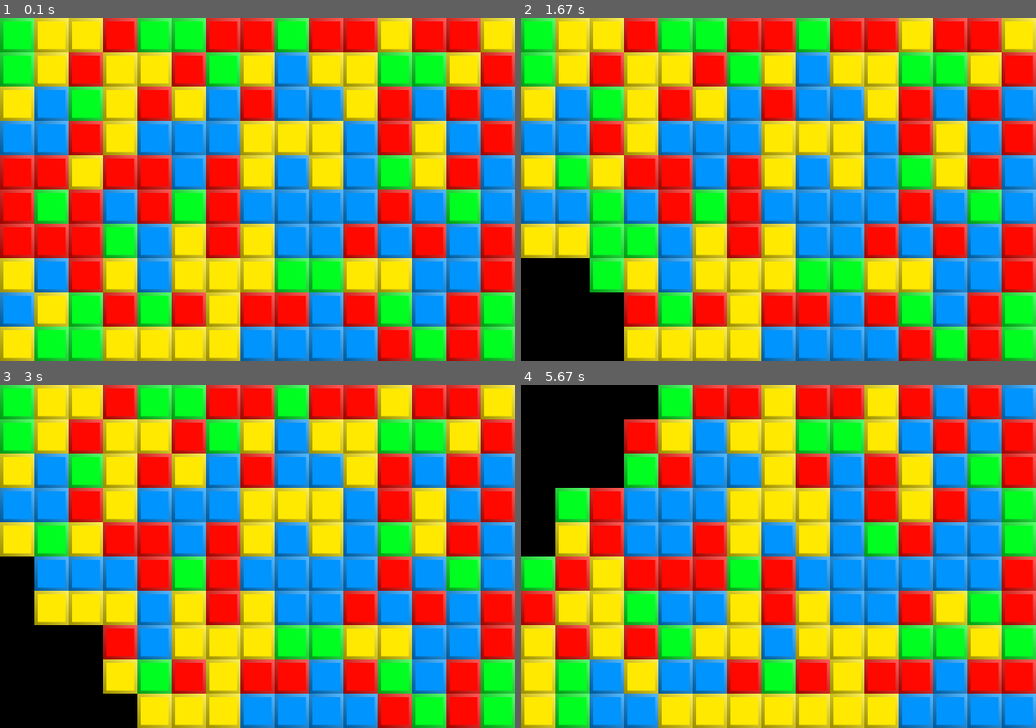
Above: before the commit, frames 1-4 (two rows, left to right).
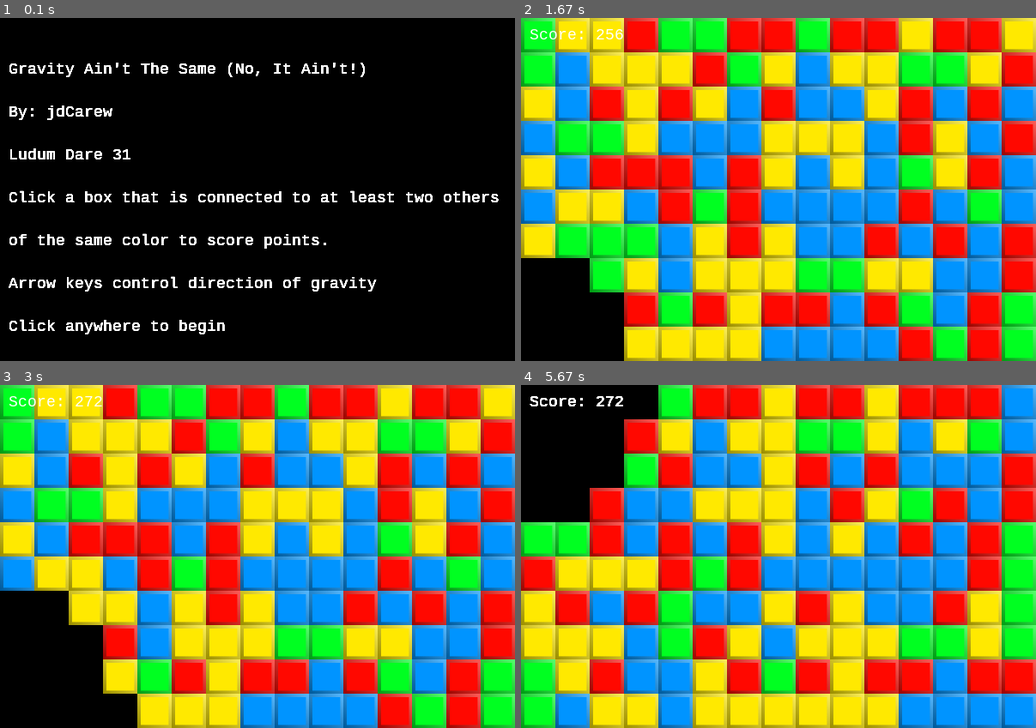
Above: after the commit, the same moments.

Repository: jdCarew/LD31
Game: pygame game, started from LD31.py
Two runs of this game, one before a commit and one after it. Both use one fixed random seed, a clock stepped at 60 frames per second and the inputs below.
Inputs (mouse positions are in pixels of both pictures, inside the frame that each line leads up to):
- Up to frame 1 (0.1 s): no input
- Up to frame 2 (1.67 s): press the mouse at (757, 203) at 0.37 s; move the mouse to (850, 192) at 0.47 s; release the mouse at (943, 179) at 0.6 s; press the mouse at (757, 203) at 0.7 s; move the mouse to (685, 237) at 0.8 s; release the mouse at (618, 271) at 0.93 s; hold Right 1-1.47 s; move the mouse to (757, 251) at 1.03 s; hold Up from 1.5 s (still down)
- Up to frame 3 (3 s): release Up at 1.8 s; press the mouse at (236, 570) at 1.87 s; move the mouse to (206, 628) at 1.97 s; release the mouse at (169, 686) at 2.1 s; press the mouse at (236, 570) at 2.2 s; move the mouse to (164, 597) at 2.3 s; release the mouse at (87, 625) at 2.43 s; hold Right 2.5-2.97 s
- Up to frame 4 (5.67 s): hold Right 3-3.53 s; hold Down 3.57-3.87 s; hold Left 3.9-4.3 s; hold Up 4.33-4.7 s; hold Right 4.73-5.37 s; hold Down from 5.4 s (still down)

The runs differ from the first frame. In frame 1, 100% of the frame differs, in the area x 0-100%, y 0-100%; in frame 2, 6.9%; in frame 3, 7.5%; in frame 4, 38%.

Commit message:
included exe scoring is a thing, menu screen. I wouldn't say the game is complete but its getting there. Sound and music would be nice. Highscores too.

Diff:
--- a/LD31.py
+++ b/LD31.py
@@ -1,35 +1,39 @@
 import sys, pygame,random
 pygame.init()
 
-print ("Gravity Ain't The Same")
-print ("By: jdCarew")
-print ("Ludum Dare 31")
-##no it aint
+##Gravity Ain't The Same (No, It Ain't!)
+##By: jdCarew
+##Ludum Dare 31
+
 size = width, height= 600,400
+square_width=40#size of blocks
+images=["red2.bmp", "blue.bmp", "green.bmp", "yellow.bmp"]
+g=0
+started=0
 black=0,0,0
-square_width=40
-images=["red2.bmp", "blue.bmp", "green.bmp", "yellow.bmp"]
 for index, col in enumerate(images):
     images[index]=pygame.image.load(col)
 imagescount=len(images)
 maxx=int(width/square_width)
 maxy=int(height/square_width)
-g=2
+score=0
+myfont = pygame.font.SysFont("monospace", 18)
 board=[[] for i in range(maxx)]
 squares=[[] for i in range(maxx)]
 for r in range(maxx):
     for c in range(int(height/square_width)):
         board[r].append(random.randint(1,imagescount))#0 reserve for empty
 screen=pygame.display.set_mode(size)
-def print_board():
+
+label=myfont.render("Score: 0",1,(255,255,255))
+def print_board():#debug: prints board to shell as image indices
     for j in range(maxy):
         for i in range(maxx):
             print (board[i][j], end=" ")
         print()
 
-
-def count_similar(x,y,b):
-    result=1
+def count_similar(x,y,b):#count around a coordinate to find
+    result=1             #number that are connected that share color
     c=b[x][y]
     b[x][y]=-1
     if x<maxx-1 and b[x+1][y]==c:
@@ -40,7 +44,6 @@
         result+=count_similar(x,y+1,b)
     if y> 0 and b[x][y-1]==c:
         result+=count_similar(x,y-1,b)
-
     return result
 
 def check_click(x,y):
@@ -52,11 +55,13 @@
                 for j, item in enumerate(row):
                     if board[i][j]== -1:
                         board[i][j] = 0
+            return score + (2 ** result)
         else:
             for i, row in enumerate(board):
                 for j, item in enumerate(row):
                     if board[i][j]==-1:
                         board[i][j] = c
+    return score
 
 def gravity():
     if g==0:
@@ -69,24 +74,31 @@
         gravity_right()
     screen.fill(black)
 
+
 def gravity_down():
     for i in range(maxx):
         for j in range(maxy)[::-1]:
-            if board[i][j] == 0 and j>0:
-                for k in range(j)[::-1]:
-                    if board[i][k] >0:
-                        board[i][j]=board[i][k]
-                        board[i][k]=0
-                        break
+            offset=0
+            while board[i][j-offset]==0:
+                offset+=1
+                if j-offset<0:
+                    offset=0
+                    break
+            if offset > 0:
+                board[i][j]=board[i][j-offset]
+                board[i][j-offset]=0
 def gravity_right():
     for j in range(maxy):
         for i in range(maxx)[::-1]:
-            if board[i][j] == 0 and i>0:
-                for k in range(i)[::-1]:
-                    if board[k][j] >0:
-                        board[i][j]=board[k][j]
-                        board[k][j]=0
-                        break
+            offset=0
+            while board[i-offset][j]==0:
+                offset+=1
+                if i-offset<0:
+                    offset=0
+                    break
+            if offset > 0:
+                board[i][j]=board[i-offset][j]
+                board[i-offset][j]=0
 def gravity_up():
     for i in range(maxx):
         for j in range(maxy):
@@ -111,10 +123,30 @@
             if offset > 0:
                 board[i][j]=board[i+offset][j]
                 board[i+offset][j]=0
+while started ==0:
+    Title = myfont.render("Gravity Ain't The Same (No, It Ain't!)", 1, (255,255,255))
+    Signoff = myfont.render("By: jdCarew", 1, (255,255,255))
+    ld = myfont.render("Ludum Dare 31", 1, (255,255,255))
+    instr = myfont.render("Click a box that is connected to at least two others", 1, (255,255,255))
+    instr2 = myfont.render("of the same color to score points.", 1, (255,255,255))
+    instr3 = myfont.render("Arrow keys control direction of gravity", 1, (255,255,255))
+    instr4 = myfont.render("Click anywhere to begin", 1, (255,255,255))
+    screen.blit(Title, (10, 50))
+    screen.blit(Signoff, (10, 100))
+    screen.blit(ld, (10, 150))
+    screen.blit(instr, (10, 200))
+    screen.blit(instr2, (10, 250))
+    screen.blit(instr3, (10, 300))
+    screen.blit(instr4, (10, 350))
+    pygame.display.flip()
+    for event in pygame.event.get():
+        if event.type == pygame.MOUSEBUTTONUP:
+            started=1
 
 while 1:
     for event in pygame.event.get():
         if event.type == pygame.QUIT:
+            pygame.quit()
             sys.exit()
         if event.type == pygame.KEYDOWN:
             if event.key == pygame.K_DOWN:
@@ -125,17 +157,18 @@
                 g= 2
             if event.key == pygame.K_RIGHT:
                 g= 3
+            if event.key == pygame.K_ESCAPE:
+                sys.exit()
             gravity()
         if event.type == pygame.MOUSEBUTTONUP:
             pos = pygame.mouse.get_pos()
-            check_click(int(pos[0]/40),int(pos[1]/40))
-            ##board[int(pos[0]/40)][int(pos[1]/40)]=0
+            score=check_click(int(pos[0]/40),int(pos[1]/40))
+            label = myfont.render("Score: "+str(score), 1, (255,255,255))
             gravity()
-
-
+    ##draws
     for r, row in enumerate(board):
         for c, item in enumerate(row):
             if item>=1:
                 screen.blit(images[item-1],pygame.Rect(square_width*r,square_width*c,10,10))
-
+    screen.blit(label, (10, 10))
     pygame.display.flip()
--- /dev/null
+++ b/pygame2exe.py
@@ -0,0 +1,171 @@
+# This will create a dist directory containing the executable file, all the data
+# directories. All Libraries will be bundled in executable file.
+#
+# Run the build process by entering 'pygame2exe.py' or
+# 'python pygame2exe.py' in a console prompt.
+#
+# To build exe, python, pygame, and py2exe have to be installed. After
+# building exe none of this libraries are needed.
+#Please Note have a backup file in a different directory as if it crashes you
+#will loose it all!(I lost 6 months of work because I did not do this)
+
+
+try:
+    from distutils.core import setup
+    import py2exe, pygame
+    from modulefinder import Module
+    import glob, fnmatch
+    import sys, os, shutil
+    import operator
+except ImportError, message:
+    raise SystemExit,  "Unable to load module. %s" % message
+
+#hack which fixes the pygame mixer and pygame font
+origIsSystemDLL = py2exe.build_exe.isSystemDLL # save the orginal before we edit it
+def isSystemDLL(pathname):
+    # checks if the freetype and ogg dll files are being included
+    if os.path.basename(pathname).lower() in ("libfreetype-6.dll", "libogg-0.dll","sdl_ttf.dll"): # "sdl_ttf.dll" added by arit.
+            return 0
+    return origIsSystemDLL(pathname) # return the orginal function
+py2exe.build_exe.isSystemDLL = isSystemDLL # override the default function with this one
+
+class pygame2exe(py2exe.build_exe.py2exe): #This hack make sure that pygame default font is copied: no need to modify code for specifying default font
+    def copy_extensions(self, extensions):
+        #Get pygame default font
+        pygamedir = os.path.split(pygame.base.__file__)[0]
+        pygame_default_font = os.path.join(pygamedir, pygame.font.get_default_font())
+
+        #Add font to list of extension to be copied
+        extensions.append(Module("pygame.font", pygame_default_font))
+        py2exe.build_exe.py2exe.copy_extensions(self, extensions)
+
+class BuildExe:
+    def __init__(self):
+        #Name of starting .py
+        self.script = "MyApps.py"
+
+        #Name of program
+        self.project_name = "MyApps"
+
+        #Project url
+        self.project_url = "about:none"
+
+        #Version of program
+        self.project_version = "0.0"
+
+        #License of the program
+        self.license = "MyApps License"
+
+        #Auhor of program
+        self.author_name = "Me"
+        self.author_email = "example@example.com"
+        self.copyright = "Copyright (c) 2009 Me."
+
+        #Description
+        self.project_description = "MyApps Description"
+
+        #Icon file (None will use pygame default icon)
+        self.icon_file = None
+
+        #Extra files/dirs copied to game
+        self.extra_datas = []
+
+        #Extra/excludes python modules
+        self.extra_modules = []
+        self.exclude_modules = []
+
+        #DLL Excludes
+        self.exclude_dll = ['']
+        #python scripts (strings) to be included, seperated by a comma
+        self.extra_scripts = []
+
+        #Zip file name (None will bundle files in exe instead of zip file)
+        self.zipfile_name = None
+
+        #Dist directory
+        self.dist_dir ='dist'
+
+    ## Code from DistUtils tutorial at http://wiki.python.org/moin/Distutils/Tutorial
+    ## Originally borrowed from wxPython's setup and config files
+    def opj(self, *args):
+        path = os.path.join(*args)
+        return os.path.normpath(path)
+
+    def find_data_files(self, srcdir, *wildcards, **kw):
+        # get a list of all files under the srcdir matching wildcards,
+        # returned in a format to be used for install_data
+        def walk_helper(arg, dirname, files):
+            if '.svn' in dirname:
+                return
+            names = []
+            lst, wildcards = arg
+            for wc in wildcards:
+                wc_name = self.opj(dirname, wc)
+                for f in files:
+                    filename = self.opj(dirname, f)
+
+                    if fnmatch.fnmatch(filename, wc_name) and not os.path.isdir(filename):
+                        names.append(filename)
+            if names:
+                lst.append( (dirname, names ) )
+
+        file_list = []
+        recursive = kw.get('recursive', True)
+        if recursive:
+            os.path.walk(srcdir, walk_helper, (file_list, wildcards))
+        else:
+            walk_helper((file_list, wildcards),
+                        srcdir,
+                        [os.path.basename(f) for f in glob.glob(self.opj(srcdir, '*'))])
+        return file_list
+
+    def run(self):
+        if os.path.isdir(self.dist_dir): #Erase previous destination dir
+            shutil.rmtree(self.dist_dir)
+
+        #Use the default pygame icon, if none given
+        if self.icon_file == None:
+            path = os.path.split(pygame.__file__)[0]
+            self.icon_file = os.path.join(path, 'pygame.ico')
+
+        #List all data files to add
+        extra_datas = []
+        for data in self.extra_datas:
+            if os.path.isdir(data):
+                extra_datas.extend(self.find_data_files(data, '*'))
+            else:
+                extra_datas.append(('.', [data]))
+
+        setup(
+            cmdclass = {'py2exe': pygame2exe},
+            version = self.project_version,
+            description = self.project_description,
+            name = self.project_name,
+            url = self.project_url,
+            author = self.author_name,
+            author_email = self.author_email,
+            license = self.license,
+
+            # targets to build
+            windows = [{
+                'script': self.script,
+                'icon_resources': [(0, self.icon_file)],
+                'copyright': self.copyright
+            }],
+            options = {'py2exe': {'optimize': 2, 'bundle_files': 1, 'compressed': True, \
+                                  'excludes': self.exclude_modules, 'packages': self.extra_modules, \
+                                  'dll_excludes': self.exclude_dll,
+                                  'includes': self.extra_scripts} },
+            zipfile = self.zipfile_name,
+            data_files = extra_datas,
+            dist_dir = self.dist_dir
+            )
+
+        if os.path.isdir('build'): #Clean up build dir
+            shutil.rmtree('build')
+
+if __name__ == '__main__':
+    if operator.lt(len(sys.argv), 2):
+        sys.argv.append('py2exe')
+    BuildExe().run() #Run generation
+    raw_input("Press any key to continue") #Pause to let user see that things ends
Not shown, added: dist/LD31.exe
Not shown, added: dist/SDL.dll
Not shown, added: dist/SDL_image.dll
Not shown, added: dist/SDL_mixer.dll
Not shown, added: dist/SDL_ttf.dll
Not shown, added: dist/_bz2.pyd
Not shown, added: dist/_ctypes.pyd
Not shown, added: dist/_hashlib.pyd
Not shown, added: dist/_lzma.pyd
Not shown, added: dist/_multiprocessing.pyd
Not shown, added: dist/_socket.pyd
Not shown, added: dist/_ssl.pyd
(and 42 more such lines)
